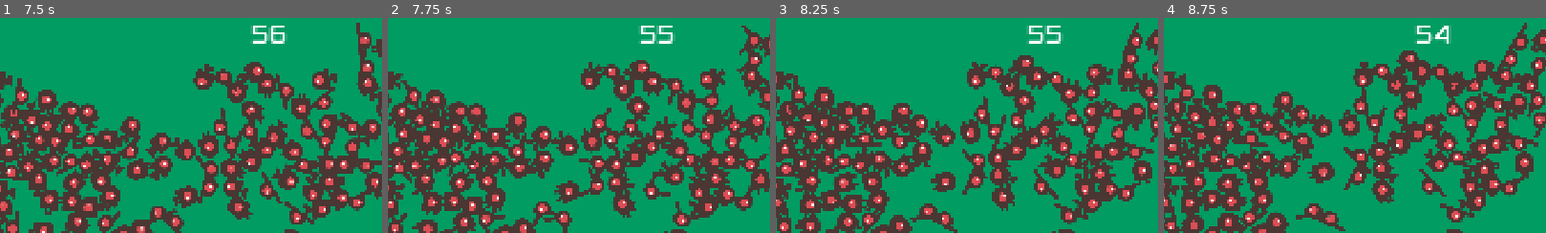
Above: before the commit, frames 1-4 (left to right).
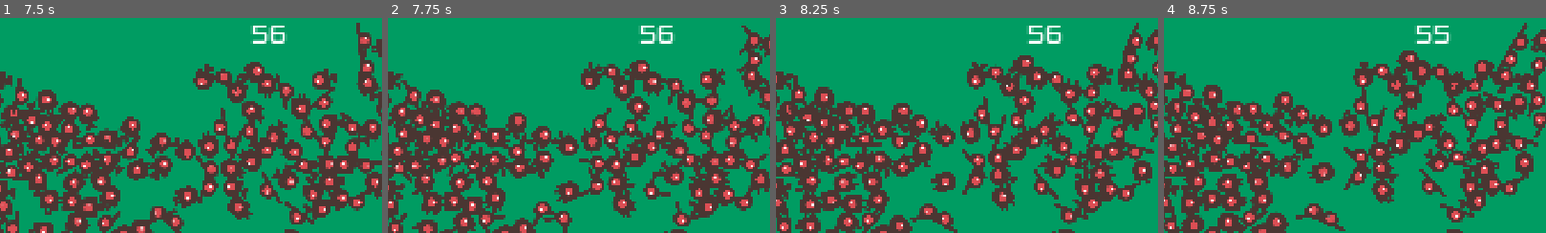
Above: after the commit, the same moments.

Repository: rynong99/Sweep-the-Creeps
Game: Godot game, scene res://Main.tscn
The game is run twice, just before and just after one commit, with the same random seed, the same clock (stepped at 60 frames per second) and the same inputs.
Inputs:
- Up to frame 1 (7.5 s): click "Start" at 0.5 s; hold D (move_right) 1.28-2.03 s; hold S (move_down) 2.03-2.78 s; hold D (move_right) 2.78-3.53 s; hold W (move_up) 3.53-4.28 s; hold A (move_left) 4.28-5.78 s; hold S (move_down) 5.78-6.53 s; hold D (move_right) 6.53-7.28 s; hold W (move_up) from 7.28 s (still down)
- Up to frame 2 (7.75 s): keep holding W (move_up)
- Up to frame 3 (8.25 s): release W (move_up) at 8.03 s; hold D (move_right) from 8.03 s (still down)
- Up to frame 4 (8.75 s): keep holding D (move_right)
The pictures show only the part of the screen within x 15-65%, y 0-50%; the shares and areas given below are measured in that part.

Frame 1 is identical in both runs. In frame 2, less than 0.1% of the frame differs, in the area x 70-75%, y 3-12%; in frame 3, less than 0.1%; in frame 4, 0.3%, in the area x 70-76%, y 3-12%.

Commit message:
Faucet/Sink Implementation
Removing 4 mobs now adds a second to the timer. Timer is adjusted to 60 seconds. (10 min)

Diff:
--- a/dodgethecreeps/main.gd
+++ b/dodgethecreeps/main.gd
@@ -2,6 +2,7 @@
 
 @export var mob_scene: PackedScene
 var score
+var prevCount = 100
 var touch
 var mobCount
 var screen_size = get_viewport_rect().size
@@ -38,12 +39,15 @@
 	score -= 1
 	mobCount = get_tree().get_node_count_in_group("mobs")
 	print(mobCount)
+	if mobCount < prevCount:
+		score += (prevCount - mobCount)/4
 	if mobCount == 0:
 		game_over(true)
 	elif score == 0:
 		game_over(false)
 	$HUD.update_score(score)
 	$HUD.update_count(mobCount)
+	prevCount = mobCount
 
 func _on_start_timer_timeout():
 	$MobTimer.start()
